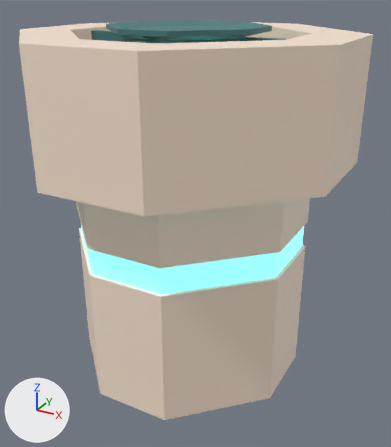
Two versions of the FBX model Assets/3D Models/Machines/GrillSingle.fbx, one commit apart.
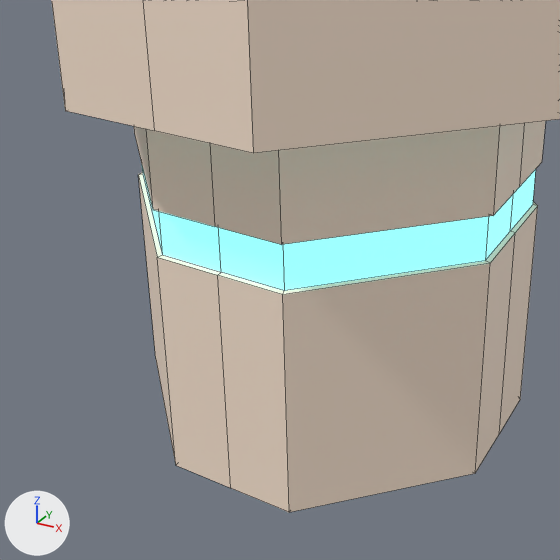
Each version is shown whole from a camera (50 mm lens) standing at (0.751, -1.319, 1.111) and looking at (0.031, -0.009, 0.456), then close up on the part from 0% to 81% of the width and 29% to 100% of the height. Lighting does not change. The marker at lower left points along +X, +Y and +Z. The close-ups show mesh edges as thin lines. Objects named as collision shapes, trigger or cutter boxes, shadow casters or lower levels of detail are left out. Where no turn or scale is listed for an object, it has been applied to the vertices.

In view in the first close-up: 'GrillMachine_Single_LOD0'.
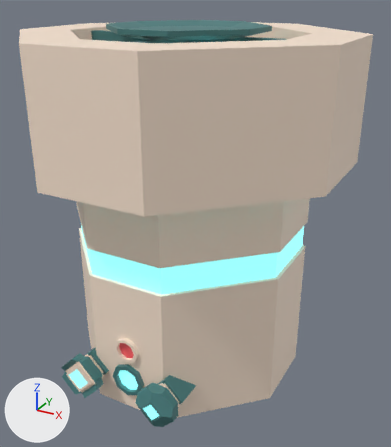
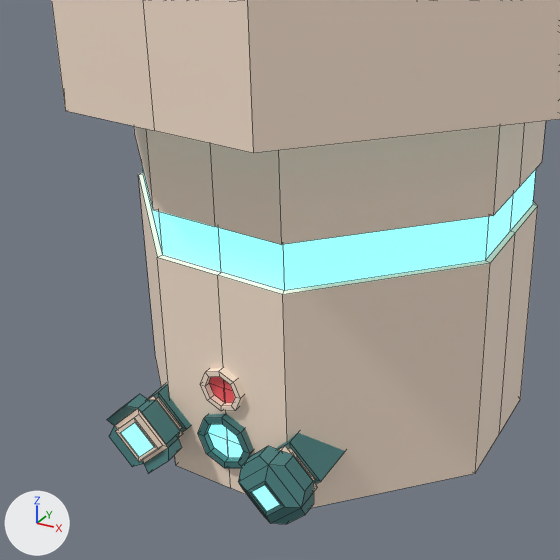
Where the newer file only moved an object's origin or applied its transform, the numbers keep the older frame.

Boxes [x1, y1, x2, y2] around the edits, measured in the close-ups (560 x 560 px):
'GrillMachine_Single_LOD0', reshaped: before [51, 0, 560, 512]; after [51, 0, 560, 508]
'Upgrade_Power', added (cyan): after [238, 446, 318, 524]
    faces in mat_accent (dark cyan #467c7c): [238, 446, 314, 524]
    faces in mat_light (cyan #89e8e8): [252, 485, 280, 512]
    faces in mat_main (beige #ffe9d6): [279, 446, 318, 491]
'Upgrade_Efficiency', added (cyan): after [107, 394, 183, 474]
    faces in mat_accent (dark cyan #467c7c): [107, 394, 182, 474]
    faces in mat_main (beige #ffe9d6): [115, 396, 183, 463]
    faces in mat_light (cyan #89e8e8): [121, 422, 154, 457]
part 1 of me_cube_001, added (cyan): after [198, 414, 254, 468]
part 2 of me_cube_001, added: after [200, 367, 245, 411]
part 3 of me_cube_001, added (cyan): after [148, 384, 191, 432]
part 4 of me_cube_001, added (cyan): after [276, 433, 345, 484]

Edits to the bpy script that builds the scene:
```text
Add mat_firesymbol:
    mat_firesymbol = principled_material('FireSymbol')
    mat_firesymbol.base_color = (1.0, 0.112, 0.13)  # red #ff5e65
Change me_cube_001:
    used by ob_grillmachine_single_lod0; location = (0.0, 0.0, 0.0)
    remove me_cube_001.from_pydata(...)  # 386 vertices, 376 faces; spans x -0.45..0.45, y -0.45..0.45, z 0.0..1.017
    add me_cube_001.from_pydata(...)  # 484 vertices, 458 faces; spans x -0.45..0.45, y -0.45..0.45, z 0.0..1.017
    me_cube_001 part 1: a new loose piece of 33 vertices spanning x -0.05..0.05, y -0.349..-0.249, z 0.05..0.15
    me_cube_001 part 2: a new loose piece of 33 vertices spanning x -0.038..0.038, y -0.349..-0.249, z 0.163..0.238
    me_cube_001 part 3: a new loose piece of 16 vertices spanning x -0.178..-0.072, y -0.35..-0.266, z 0.047..0.153, in mat_accent (dark cyan #467c7c)
    me_cube_001 part 4: a new loose piece of 16 vertices spanning x 0.072..0.178, y -0.35..-0.266, z 0.047..0.153, in mat_accent (dark cyan #467c7c)
    add me_cube_001.materials.append(mat_firesymbol)  # red #ff5e65
Add me_cube_034:
    me_cube_034.from_pydata(...)  # 52 vertices, 49 faces; spans x -0.1858..-0.0642, y -0.4093..-0.3493, z 0.0392..0.1608
    # faces by material slot: [28, 20, 1]
    me_cube_034.materials.append(mat_main)  # beige #ffe9d6
    me_cube_034.materials.append(mat_accent)  # dark cyan #467c7c
    me_cube_034.materials.append(mat_light)  # cyan #89e8e8
Add me_cube_035:
    me_cube_035.from_pydata(...)  # 48 vertices, 45 faces; spans x 0.0698..0.1802, y -0.4193..-0.3493, z 0.0448..0.1552
    # faces by material slot: [12, 32, 1]
    me_cube_035.materials.append(mat_main)  # beige #ffe9d6
    me_cube_035.materials.append(mat_accent)  # dark cyan #467c7c
    me_cube_035.materials.append(mat_light)  # cyan #89e8e8
Add ob_upgrade_efficiency:
    ob_upgrade_efficiency = bpy.data.objects.new('Upgrade_Efficiency', me_cube_034)
    ob_upgrade_efficiency.location = (0.0, 0.0, 0.0)
Add ob_upgrade_power:
    ob_upgrade_power = bpy.data.objects.new('Upgrade_Power', me_cube_035)
    ob_upgrade_power.location = (0.0, 0.0, 0.0)
```
